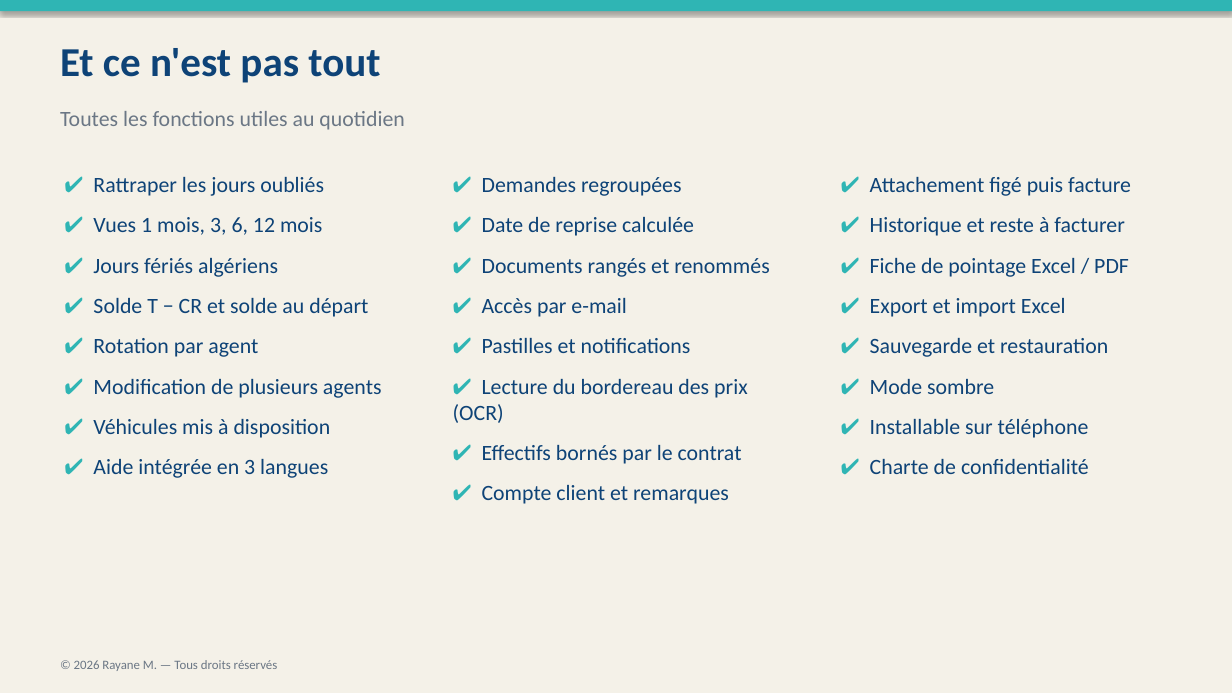
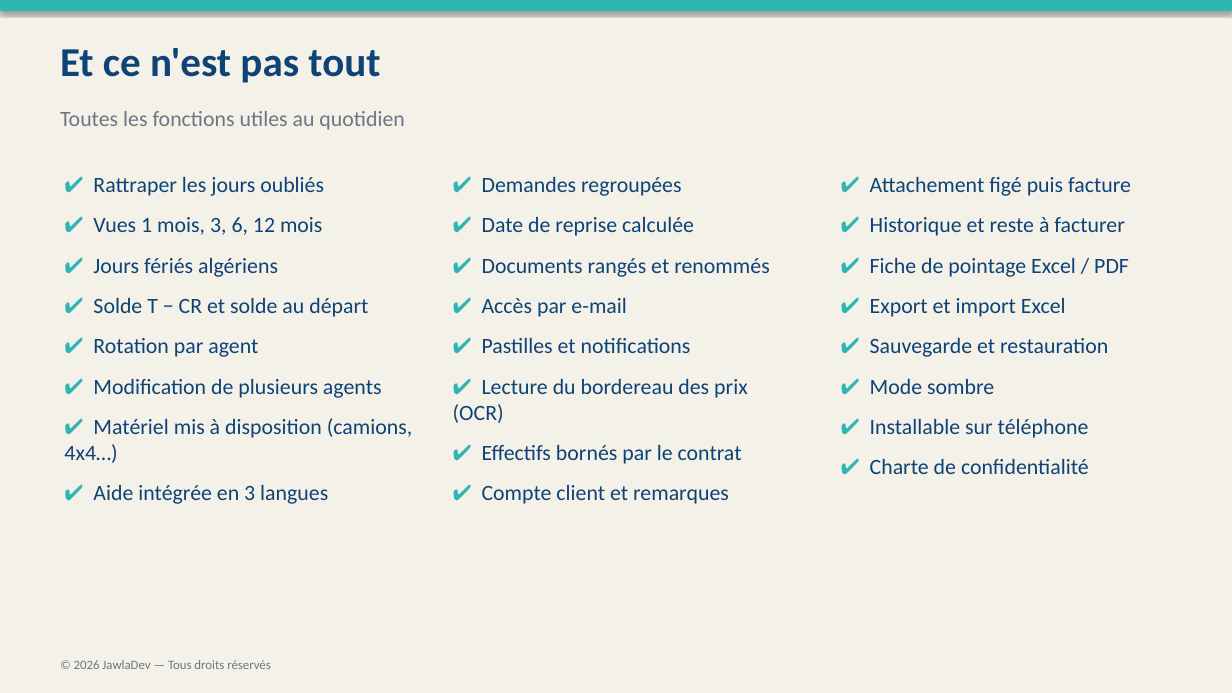
Before and after one commit to rayanem-dev/JawlaDev, a slide deck: slide 19 of assets/docs/Sijil-Presentation.pptx (slide 17 before the commit). Drawn at 1232x693 pixels with LibreOffice and Linux fonts; fonts in the diff are those of the drawing. Boxes give left, top, right and bottom in pixels: in the first picture for what was removed or moved away, otherwise in the second. Text is boxed around its words. In the diff, an @@ line names an element or a change of style, - is before the commit and + after.

```diff
--- a/assets/docs/Sijil-Presentation.pptx
+++ b/assets/docs/Sijil-Presentation.pptx
@@ text at [64,418,413,463]: text changed @@
-✔ Véhicules mis à disposition
+✔ Matériel mis à disposition (camions, 4x4…)
@@ text at [74,660,271,669]: text changed @@
-© 2026 Rayane M. — Tous droits réservés
+© 2026 JawlaDev — Tous droits réservés
```
Also in this commit, not shown: 18 other slides changed, 2 slides added, 4 other files.
